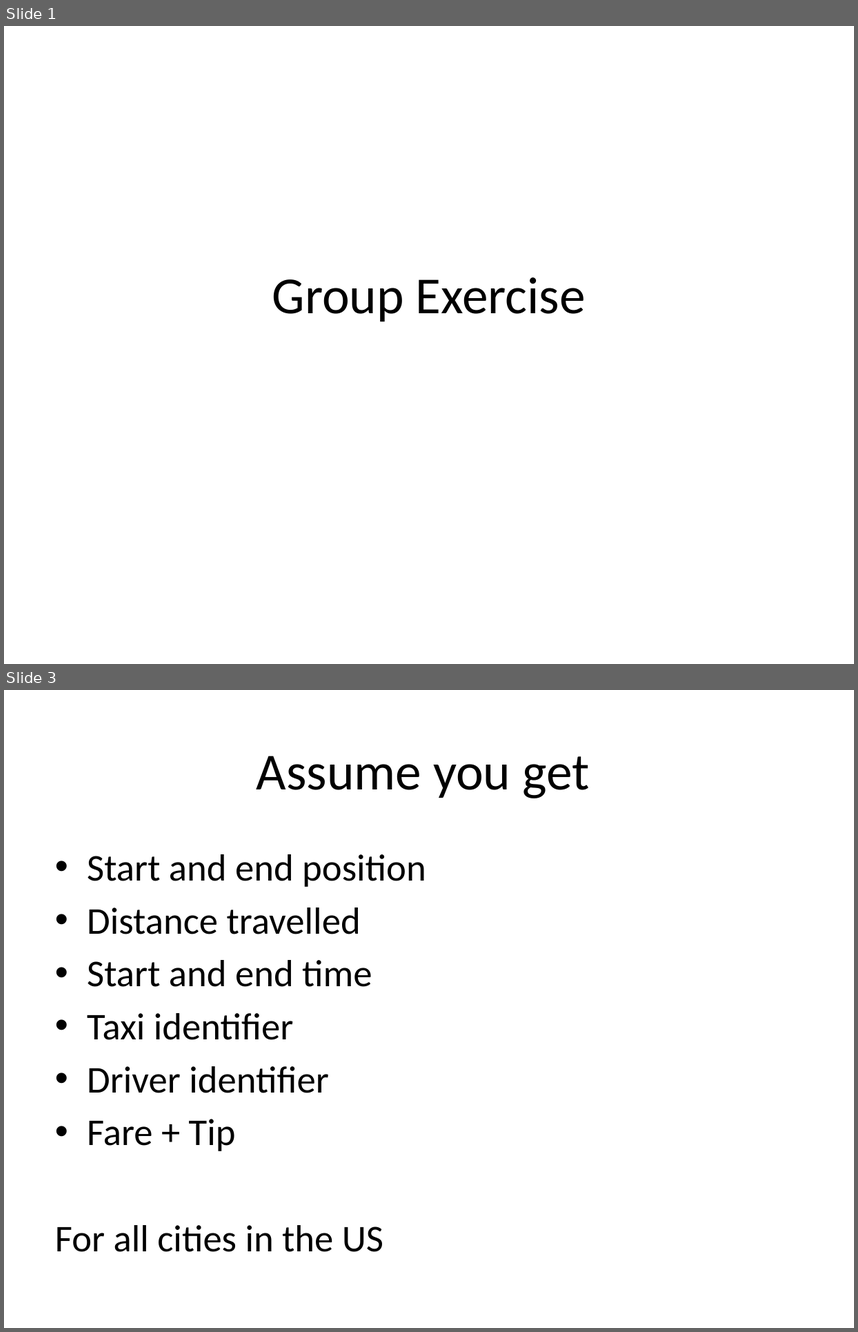
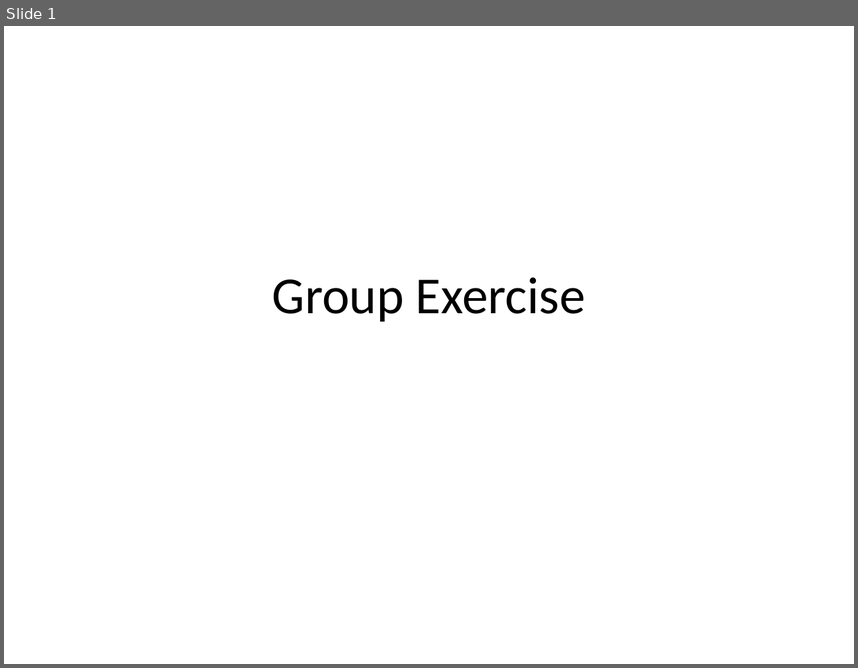
Before and after one commit to pzfreo/ox-clo, a slide deck: pres-source/old-etc/group.pptx. Shown one above the other, each under a label of ours: slides 1 and 3 before the commit, slide 1 after it; the slides between them are not shown. The pictures are 858x1332 and 858x668 pixels, drawn with LibreOffice and Linux fonts; fonts in the diff are those of the drawing. Boxes give left, top, right and bottom in pixels: in the first picture for what was removed or moved away, otherwise in the second. Text is boxed around its words. In the diff, an @@ line names an element or a change of style, - is before the commit and + after.

```diff
--- a/pres-source/old-etc/group.pptx
+++ b/pres-source/old-etc/group.pptx
@@ slide 3 removed at [4, 690, 854, 1328], background #FFFFFF @@
@@ title removed at [257, 756, 589, 798] @@
-Assume you get
@@ text removed at [55, 854, 426, 1252] @@
-• Start and end position
-• Distance travelled
-• Start and end time
-• Taxi identifier
-• Driver identifier
-• Fare + Tip
-For all cities in the US
```
Also in this commit, not shown: 1 slide changed, 1 slide added, 1 other slide removed, 6 other files.
